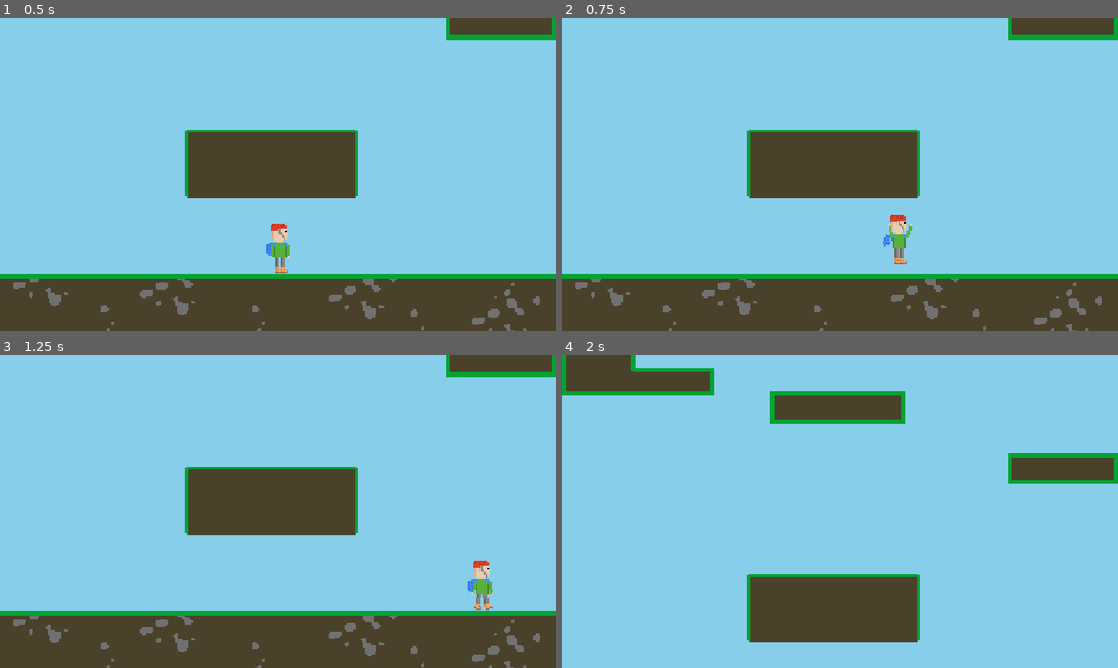
Above: before the commit, frames 1-4 (two rows, left to right).
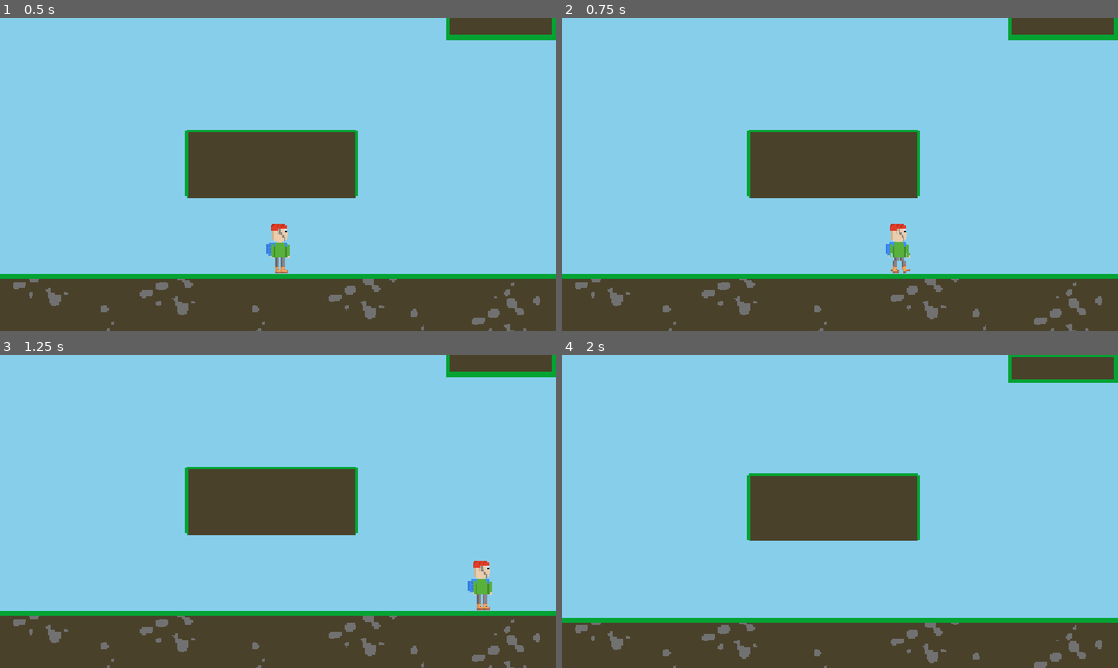
Above: after the commit, the same moments.

Repository: Privatech38/skok-na-triglav
Game: Godot game, scene res://src/map/beggining.tscn
Same seed, same stepped clock (60 frames per second), same inputs: the game is played once before the commit and once after it.
Inputs:
- Up to frame 1 (0.5 s): no input
- Up to frame 2 (0.75 s): tap Enter at 0.5 s; hold D (move_right) from 0.53 s (still down); hold Space (jump) from 0.53 s (still down)
- Up to frame 3 (1.25 s): keep holding D (move_right); keep holding Space (jump)
- Up to frame 4 (2 s): keep holding D (move_right); release Space (jump) at 1.28 s; tap Space (jump) at 1.35, 1.52, 1.82 s

Frame 1 is identical in both runs. In frame 2, 0.5% of the frame differs, in the area x 57-64%, y 62-82%; in frame 3, less than 0.1%; in frame 4, 34%, in the area x 0-100%, y 0-100%.

Commit message:
Add jump timer

Diff:
--- a/src/map/beggining.tscn
+++ b/src/map/beggining.tscn
@@ -1,35 +1,35 @@
 [gd_scene load_steps=15 format=3 uid="uid://c11o78wyp8wmb"]
 
-[ext_resource type="Texture2D" uid="uid://bc1oa2u43xu2c" path="res://assets/Gozd.png" id="1_dojse"]
-[ext_resource type="Texture2D" uid="uid://v7dln0b4mbps" path="res://assets/player.tres" id="2_7b7ce"]
-[ext_resource type="Script" uid="uid://8wcqicexryuu" path="res://src/player.gd" id="2_prver"]
-[ext_resource type="Texture2D" uid="uid://c4glruiwnkhm3" path="res://assets/Player.png" id="4_prver"]
+[ext_resource type="Texture2D" uid="uid://bc1oa2u43xu2c" path="res://assets/Gozd.png" id="1_6v467"]
+[ext_resource type="Script" uid="uid://8wcqicexryuu" path="res://src/player.gd" id="2_r7bhw"]
+[ext_resource type="Texture2D" uid="uid://v7dln0b4mbps" path="res://assets/player.tres" id="3_k7j6w"]
+[ext_resource type="Texture2D" uid="uid://c4glruiwnkhm3" path="res://assets/Player.png" id="4_jbwhd"]
 
 [sub_resource type="RectangleShape2D" id="RectangleShape2D_04qo3"]
 size = Vector2(16, 34)
 
 [sub_resource type="AtlasTexture" id="AtlasTexture_04qo3"]
-atlas = ExtResource("4_prver")
+atlas = ExtResource("4_jbwhd")
 region = Rect2(74, 0, 21, 35)
 
 [sub_resource type="AtlasTexture" id="AtlasTexture_prver"]
-atlas = ExtResource("4_prver")
+atlas = ExtResource("4_jbwhd")
 region = Rect2(0, 0, 16, 35)
 
 [sub_resource type="AtlasTexture" id="AtlasTexture_fj4hy"]
-atlas = ExtResource("4_prver")
+atlas = ExtResource("4_jbwhd")
 region = Rect2(35, 0, 18, 35)
 
 [sub_resource type="AtlasTexture" id="AtlasTexture_pbfqx"]
-atlas = ExtResource("4_prver")
+atlas = ExtResource("4_jbwhd")
 region = Rect2(54, 0, 19, 35)
 
 [sub_resource type="AtlasTexture" id="AtlasTexture_3l0eb"]
-atlas = ExtResource("4_prver")
+atlas = ExtResource("4_jbwhd")
 region = Rect2(0, 0, 17, 35)
 
 [sub_resource type="AtlasTexture" id="AtlasTexture_mpvxo"]
-atlas = ExtResource("4_prver")
+atlas = ExtResource("4_jbwhd")
 region = Rect2(17, 0, 17, 35)
 
 [sub_resource type="SpriteFrames" id="SpriteFrames_l5ubp"]
--- a/src/player.gd
+++ b/src/player.gd
@@ -2,11 +2,15 @@
 
 
 const SPEED = 200.0
-const JUMP_VELOCITY = -500.0
+const JUMP_VELOCITY_BASE = -200.0
+const JUMP_VELOCITY_ADD = -300.0
 
 var gravity = ProjectSettings.get_setting("physics/2d/default_gravity")
 @onready var sprite = $AnimatedSprite2D
 var facing_right = true
+
+var time_held_start = 0
+var time_held = 0
 
 func _physics_process(delta: float) -> void:
 	velocity.y += gravity * delta
@@ -30,11 +34,22 @@
 		else:
 			sprite.play("fall")
 
-	if Input.is_action_just_pressed("jump") and is_on_floor():
-		velocity.y = JUMP_VELOCITY
+	if Input.is_action_just_released("jump") and is_on_floor():
+		velocity.y = JUMP_VELOCITY_BASE + clamp(time_held, 0, 1000) / 1000.0 * JUMP_VELOCITY_ADD
+		velocity.x = SPEED if facing_right else -SPEED
+		return
 
 	if is_on_floor():
 		var direction := Input.get_axis("move_left", "move_right")
 		velocity.x = direction * SPEED
 
+
+
 	move_and_slide()
+
+func _input(event: InputEvent) -> void:
+	if event.is_action_pressed("jump"):
+		time_held_start = Time.get_ticks_msec()
+	elif event.is_action_released("jump"):
+		time_held = Time.get_ticks_msec() - time_held_start
+		print("Jump held for %s ms" % time_held)
Not shown: 1 places in src/map/beggining.tscn that only renumber resources
